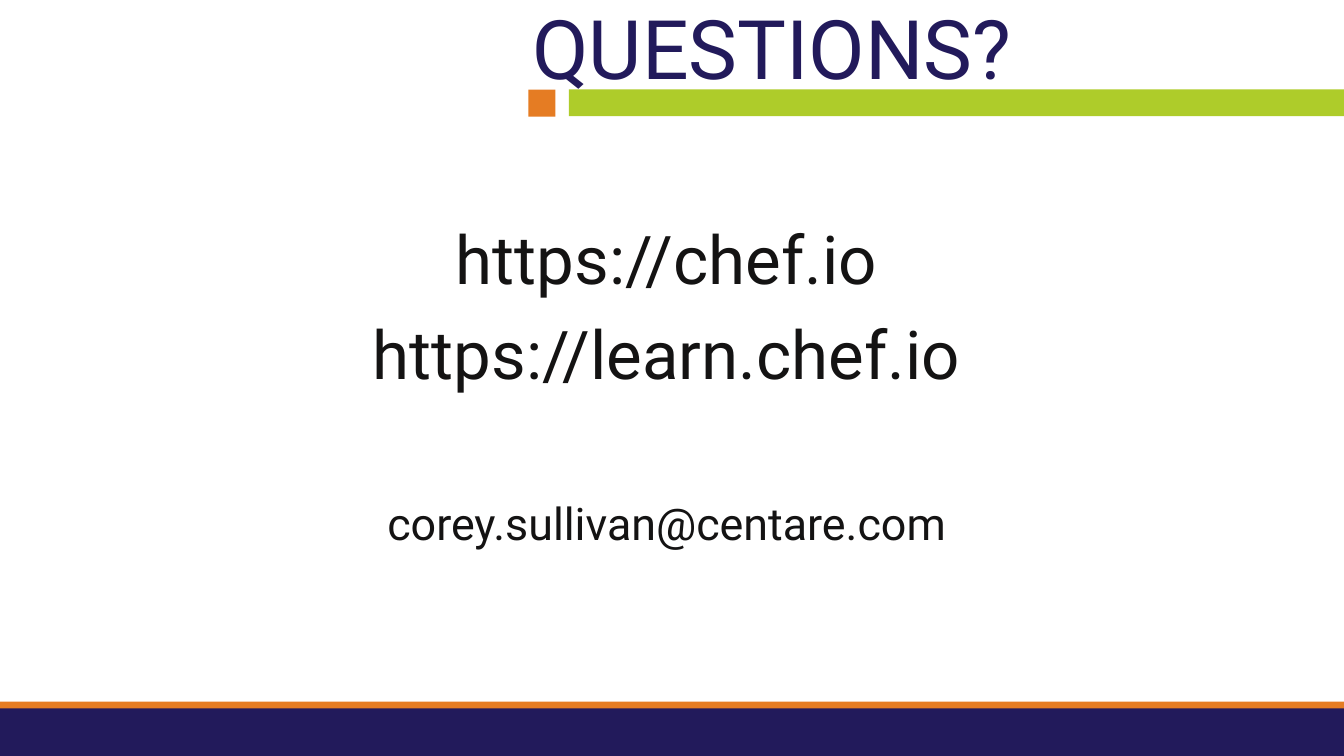
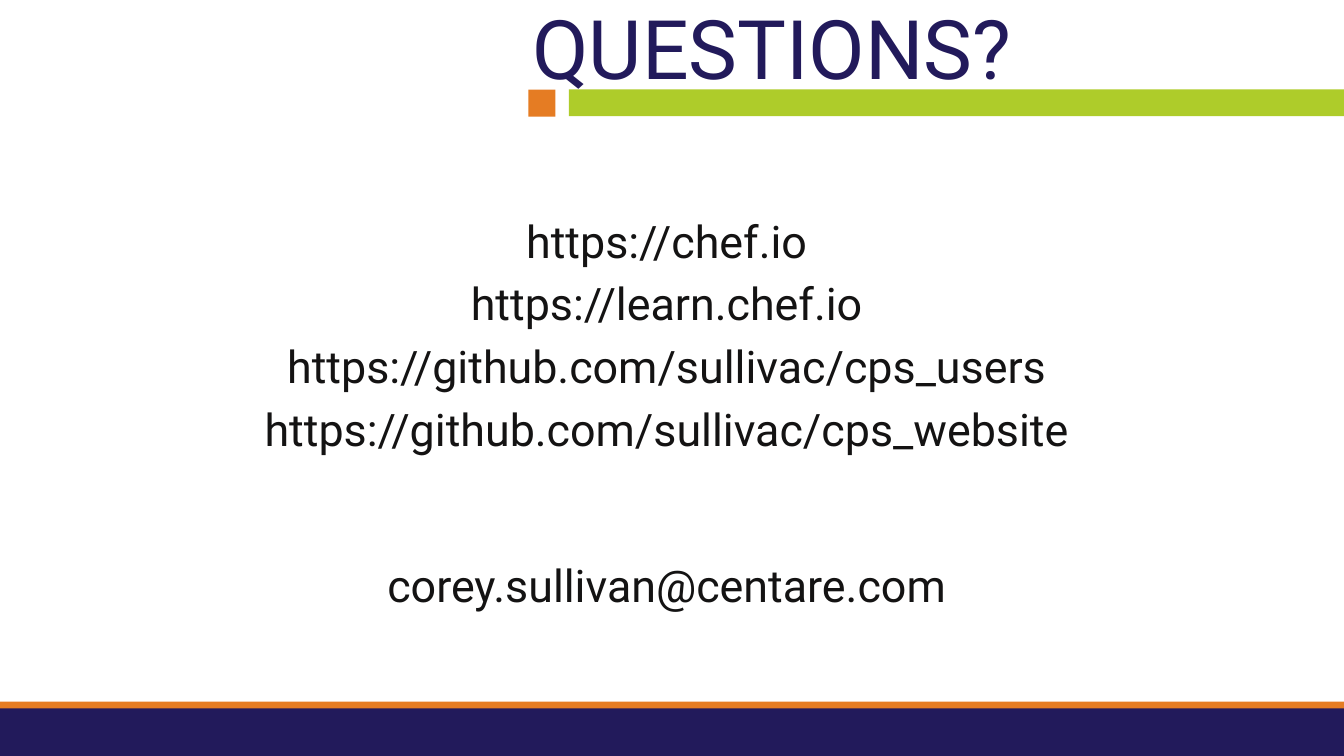
Before and after one commit to sullivac/chef-qa-camp, a slide deck: slide 10 of chef-qa-camp.pptx. Drawn at 1344x756 pixels with LibreOffice and Linux fonts; fonts in the diff are those of the drawing; background and template pictures are left out. Boxes give left, top, right and bottom in pixels: in the first picture for what was removed or moved away, otherwise in the second. Text is boxed around its words. In the diff, an @@ line names an element or a change of style, - is before the commit and + after.

Commit message:
Update links.

```diff
--- a/chef-qa-camp.pptx
+++ b/chef-qa-camp.pptx
@@ text at [471, 224, 862, 329]: size 36 to 24 pt in "https://chef.io", "https://learn.chef.io"; less space between paragraphs @@
@@ text at [265, 349, 1069, 456]: paragraphs added @@
+https://github.com/sullivac/cps_users
+https://github.com/sullivac/cps_website
```
